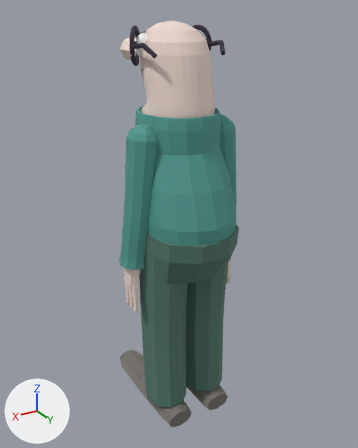
The glTF model assets/actor-glasses.glb as it was, and as the next commit left it.
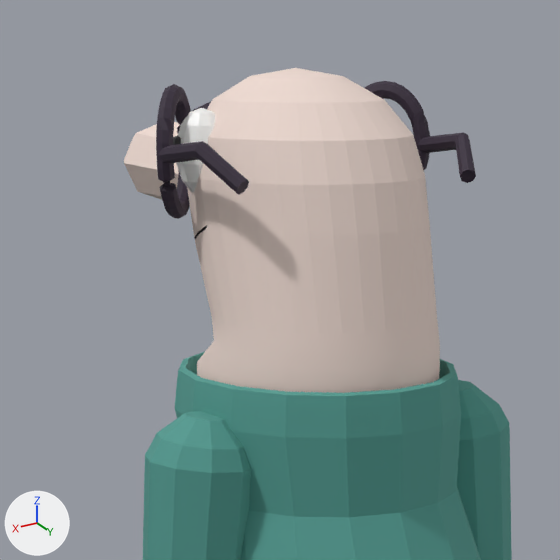
There are two pictures of each version: one whole from a 50 mm lens placed at (0.989, 1.669, 1.733), pointed at (-0.041, -0.047, 0.875), one close up on the part from 23% to 70% of the width and 0% to 38% of the height. The axes (+X, +Y, +Z) are drawn at lower left. The lights are the same throughout. The first two pictures are the older version. Vertices at exactly the same position are counted once.

Objects in the first close-up: 'guy_eye', 'guy_head', 'guy_nose', 'guy_sleeve.L', 'guy_sleeve.R', 'guy_torso', 'theatre_expansion_glasses_arm_L', 'theatre_expansion_glasses_arm_R', 'theatre_expansion_glasses_bridge', 'theatre_expansion_glasses_rim_L', 'theatre_expansion_glasses_rim_R' and 1 more.
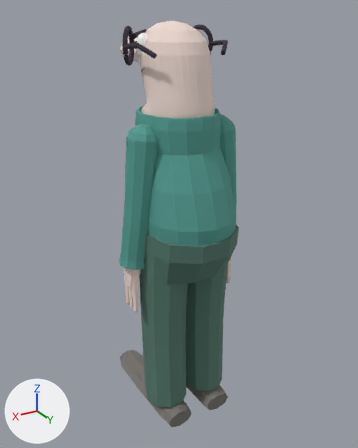
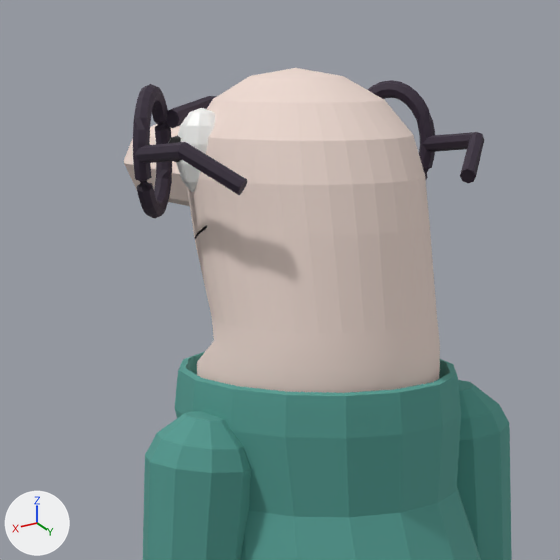
Changed parts and their boxes (x1, y1, x2, y2) in the close-ups (560 x 560 px; the box of a moved part takes in the faces that stretch with it):
'theatre_expansion_glasses_rim_L', moved: before (156, 84, 191, 219); after (133, 84, 172, 218)
'theatre_expansion_glasses_arm_L', reshaped (23% wider): before (158, 141, 249, 194); after (135, 142, 247, 195)
'theatre_expansion_glasses_rim_R', moved: before (365, 81, 430, 170); after (367, 80, 435, 180)
'theatre_expansion_glasses_arm_R', reshaped: before (416, 133, 476, 183); after (422, 132, 484, 183)
'theatre_expansion_glasses_bridge', reshaped (mostly hidden before): before (190, 102, 211, 112); after (166, 96, 217, 128)
part 3 of me_theatre_expansion_glasses_bridge, moved or reshaped (mostly hidden before): before (190, 102, 211, 112); after (166, 96, 212, 128)

The change, as a diff of the scene's bpy script:
```diff
--- a/assets/actor-glasses.glb.py
+++ b/assets/actor-glasses.glb.py
@@ me_theatre_expansion_glasses_arm_l @@
 # used by ob_theatre_expansion_glasses_arm_l; location = (0.0, 0.0, 0.0)
-me_theatre_expansion_glasses_arm_l.from_pydata(...)  # 24 vertices, 44 faces; spans x 0.133..0.1751, y -0.0286..0.1061, z 1.5825..1.6328
+me_theatre_expansion_glasses_arm_l.from_pydata(...)  # 24 vertices, 44 faces; spans x 0.1343..0.1946, y -0.0456..0.1066, z 1.5821..1.6329
+# me_theatre_expansion_glasses_arm_l part 1: 24 of 24 vertices moved; they spanned x 0.133..0.1751, y -0.0286..0.1061, z 1.5825..1.6328 and now span x 0.1343..0.1946, y -0.0456..0.1066, z 1.5821..1.6329; mean shift (0.0132, -0.0057, 0.0)
 me_theatre_expansion_glasses_arm_l.materials.append(mat_theatre_expansion_glasses_ink)
@@ me_theatre_expansion_glasses_arm_r @@
 # used by ob_theatre_expansion_glasses_arm_r; location = (0.0, 0.0, 0.0)
-me_theatre_expansion_glasses_arm_r.from_pydata(...)  # 24 vertices, 44 faces; spans x -0.1751..-0.133, y -0.0286..0.1061, z 1.5825..1.6328
+me_theatre_expansion_glasses_arm_r.from_pydata(...)  # 24 vertices, 44 faces; spans x -0.1946..-0.1343, y -0.0456..0.1066, z 1.5821..1.6329
+# me_theatre_expansion_glasses_arm_r part 2: 24 of 24 vertices moved; they spanned x -0.1751..-0.133, y -0.0286..0.1061, z 1.5825..1.6328 and now span x -0.1946..-0.1343, y -0.0456..0.1066, z 1.5821..1.6329; mean shift (-0.0132, -0.0057, 0.0)
 me_theatre_expansion_glasses_arm_r.materials.append(mat_theatre_expansion_glasses_ink)
@@ me_theatre_expansion_glasses_bridge @@
 # used by ob_theatre_expansion_glasses_bridge; location = (0.0, 0.0, 0.0)
-me_theatre_expansion_glasses_bridge.from_pydata(...)  # 32 vertices, 60 faces; spans x -0.109..0.109, y -0.118..-0.069, z 1.638..1.669
+me_theatre_expansion_glasses_bridge.from_pydata(...)  # 32 vertices, 60 faces; spans x -0.129..0.129, y -0.148..-0.086, z 1.638..1.669
+# me_theatre_expansion_glasses_bridge part 3: all 8 vertices in x 0.099..0.109, y -0.085..-0.069, z 1.638..1.658 are moved by (0.02, -0.017, 0.0)
+# other edits to the shape of me_theatre_expansion_glasses_bridge do not show in these pictures
 me_theatre_expansion_glasses_bridge.materials.append(mat_theatre_expansion_glasses_ink)
@@ me_theatre_expansion_glasses_rim_l @@
 # used by ob_theatre_expansion_glasses_rim_l; location = (0.0, 0.0, 0.0)
-me_theatre_expansion_glasses_rim_l.from_pydata(...)  # 256 vertices, 512 faces; spans x 0.0959..0.1756, y -0.1061..-0.0181, z 1.5455..1.6845
+me_theatre_expansion_glasses_rim_l.from_pydata(...)  # 256 vertices, 512 faces; spans x 0.1154..0.1951, y -0.1233..-0.0353, z 1.5455..1.6845
+# me_theatre_expansion_glasses_rim_l part 4: the whole mesh is moved by (0.0195, -0.0172, 0.0)
 me_theatre_expansion_glasses_rim_l.materials.append(mat_theatre_expansion_glasses_ink)
@@ me_theatre_expansion_glasses_rim_r @@
 # used by ob_theatre_expansion_glasses_rim_r; location = (0.0, 0.0, 0.0)
-me_theatre_expansion_glasses_rim_r.from_pydata(...)  # 256 vertices, 512 faces; spans x -0.1756..-0.0959, y -0.1061..-0.0181, z 1.5455..1.6845
+me_theatre_expansion_glasses_rim_r.from_pydata(...)  # 256 vertices, 512 faces; spans x -0.1951..-0.1154, y -0.1233..-0.0353, z 1.5455..1.6845
+# me_theatre_expansion_glasses_rim_r part 5: the whole mesh is moved by (-0.0195, -0.0172, 0.0)
 me_theatre_expansion_glasses_rim_r.materials.append(mat_theatre_expansion_glasses_ink)
```
